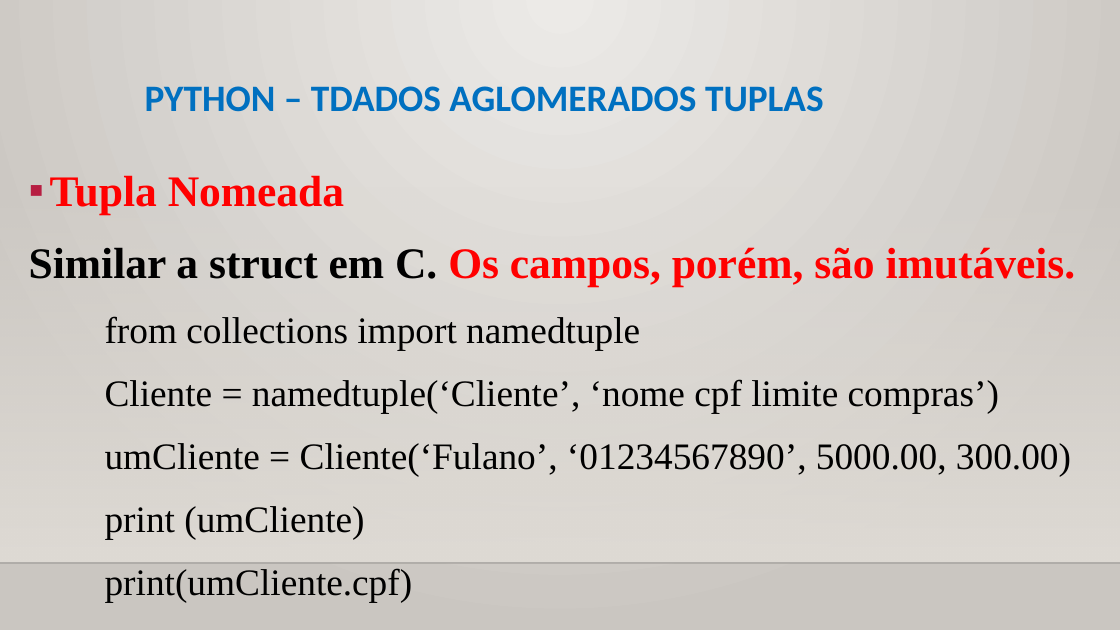
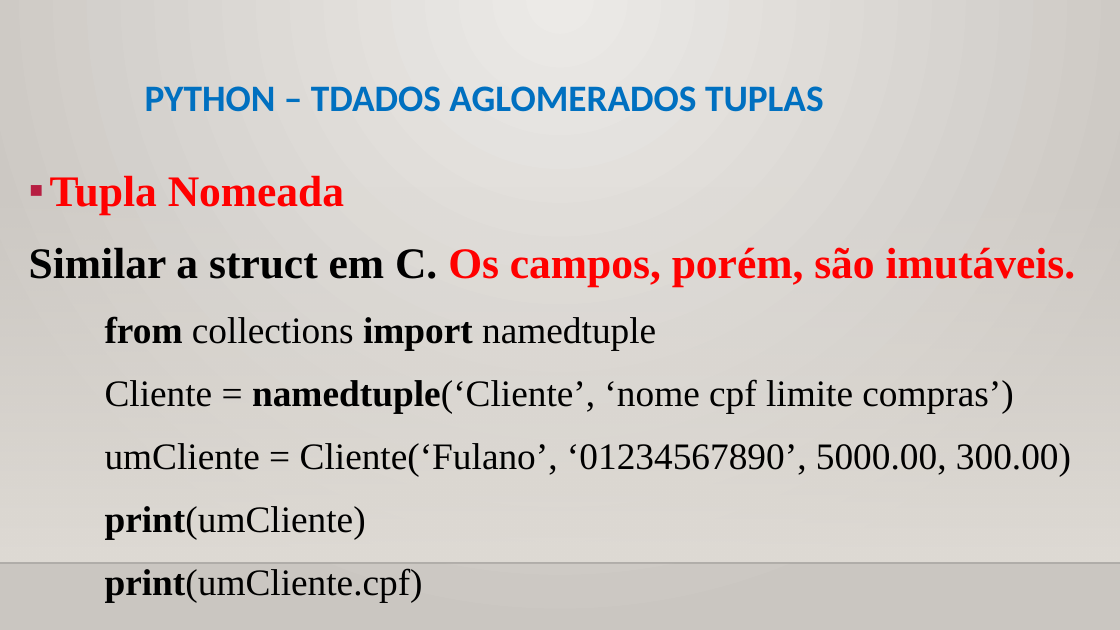
Before and after one commit to CloudEducationBrazil/WydenUniRuyPythonRAD, a slide deck: slide 21 of 01 Classes/Aula 07 RAD Python - Tipos de Dados Aglomerados.pptx. Drawn at 1120x630 pixels with LibreOffice and Linux fonts; fonts in the diff are those of the drawing; background and template pictures are left out. Boxes give left, top, right and bottom in pixels: in the first picture for what was removed or moved away, otherwise in the second. Text is boxed around its words. In the diff, an @@ line names an element or a change of style, - is before the commit and + after.

```diff
--- a/01 Classes/Aula 07 RAD Python - Tipos de Dados Aglomerados.pptx
+++ b/01 Classes/Aula 07 RAD Python - Tipos de Dados Aglomerados.pptx
@@ text at (x1=105, y1=316, x2=1013, y2=602): bold on in "from import", "namedtuple(‘Cliente’,", "print(umCliente.cpf)" @@
@@ text at (x1=105, y1=506, x2=366, y2=539): spaces changed @@
-  print (umCliente)
+  print(umCliente)
```
Also in this commit, not shown: 6 other slides changed, 1 slide added, 2 other files.
